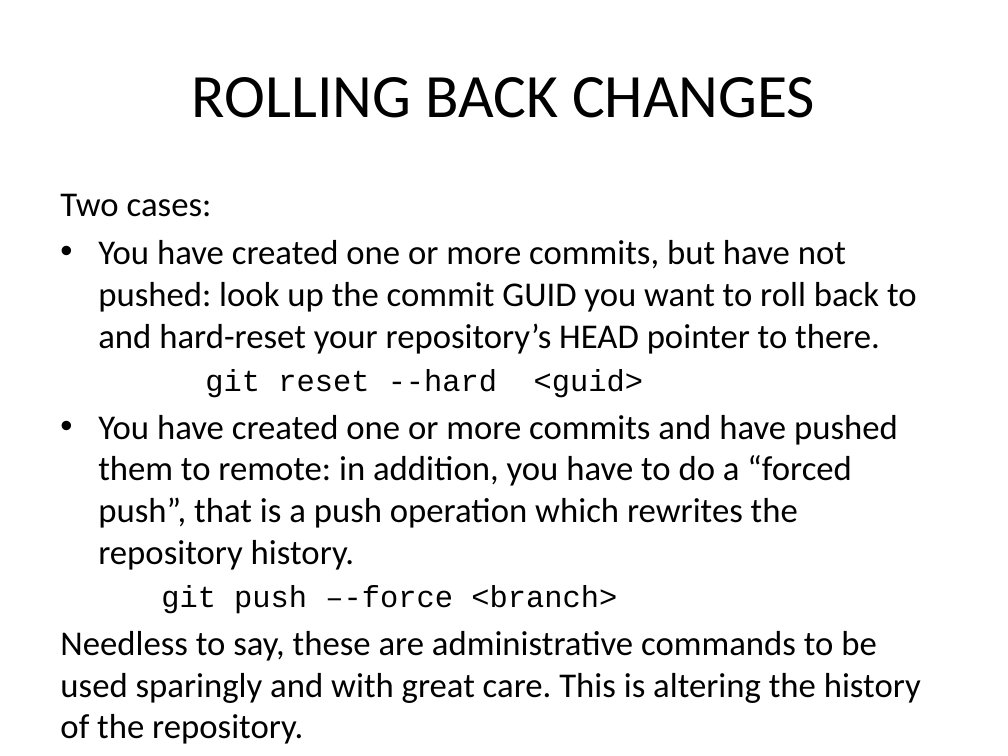
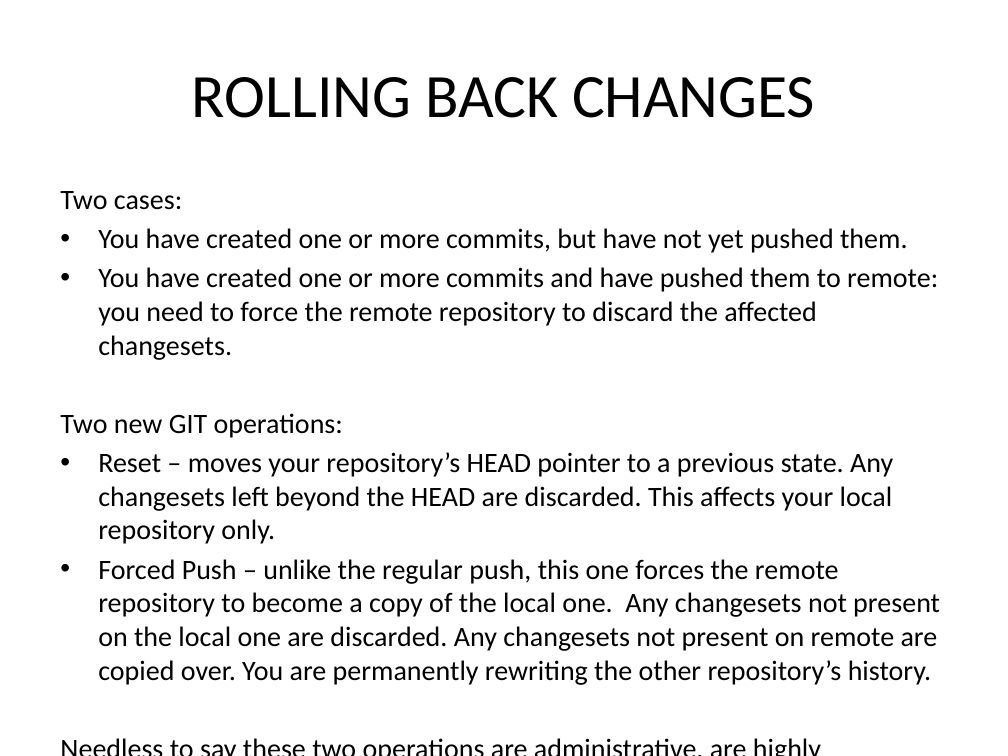
Before and after one commit to kangelov/gitdemo, a slide deck: slide 22 of powerpoint/An Introduction to GIT.pptx. Drawn at 1008x756 pixels with LibreOffice and Linux fonts; fonts in the diff are those of the drawing. Boxes give left, top, right and bottom in pixels: in the first picture for what was removed or moved away, otherwise in the second. Text is boxed around its words. In the diff, an @@ line names an element or a change of style, - is before the commit and + after.

```diff
--- a/powerpoint/An Introduction to GIT.pptx
+++ b/powerpoint/An Introduction to GIT.pptx
@@ text at (x1=60, y1=191, x2=182, y2=210): size 24.8 to 20 pt in "Two cases:" @@
@@ text at (x1=60, y1=228, x2=940, y2=685): text changed; size 24.8 to 20 pt @@
-• You have created one or more commits, but have not pushed: look up the commit GUID you want to roll back to and hard-reset your repository’s HEAD pointer to there.
-  git reset --hard <guid>
-• You have created one or more commits and have pushed them to remote: in addition, you have to do a “forced push”, that is a push operation which rewrites the repository history.
-    git push –-force <branch>
-Needless to say, these are administrative commands to be used sparingly and with great care. This is altering the history of the repository.
+• You have created one or more commits, but have not yet pushed them.
+• You have created one or more commits and have pushed them to remote: you need to force the remote repository to discard the affected changesets.
+Two new GIT operations:
+• Reset – moves your repository’s HEAD pointer to a previous state. Any changesets left beyond the HEAD are discarded. This affects your local repository only.
+• Forced Push – unlike the regular push, this one forces the remote repository to become a copy of the local one. Any changesets not present on the local one are discarded. Any changesets not present on remote are copied over. You are permanently rewriting the other repository’s history.
+Needless to say these two operations are administrative, are highly destructive if used incorrectly, and should never be used lightly.
```
Also in this commit, not shown: 3 other slides changed.
